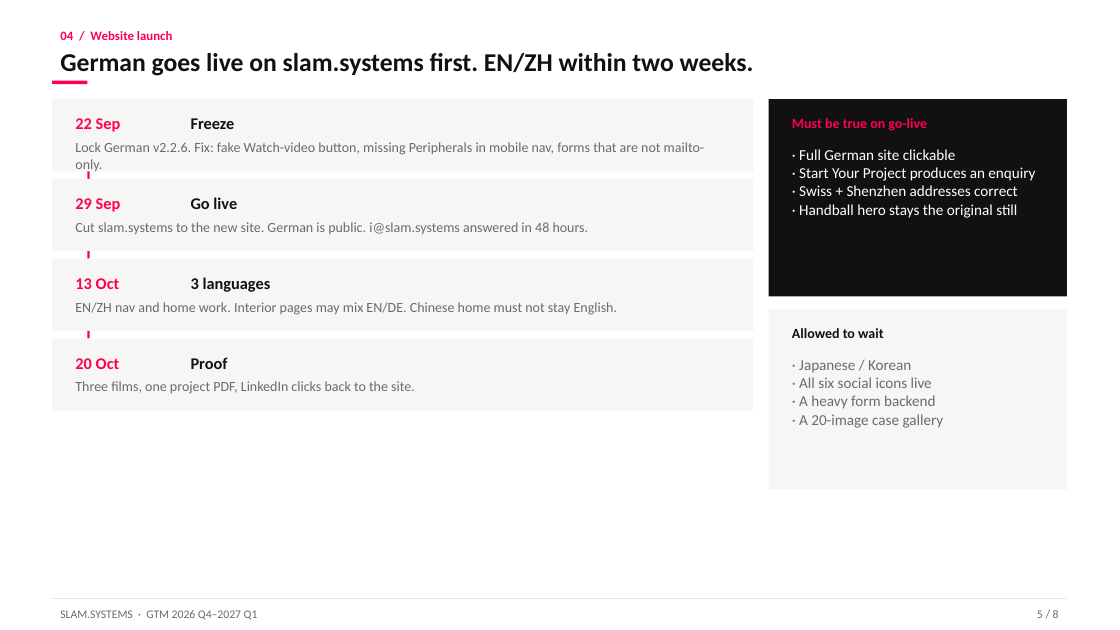
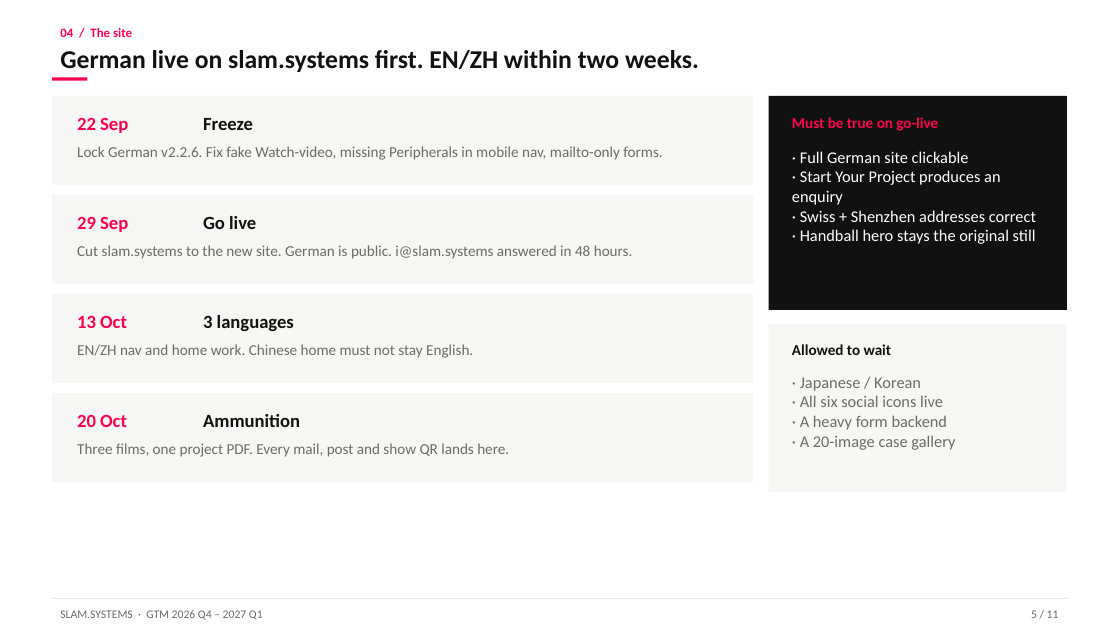
Before and after one commit to zhangcheng0688/AI_Find_Customer, a slide deck: slide 5 of gtm/SLAM.SYSTEMS_GTM_Plan_EN.pptx. Drawn at 1120x630 pixels with LibreOffice and Linux fonts; fonts in the diff are those of the drawing. Boxes give left, top, right and bottom in pixels: in the first picture for what was removed or moved away, otherwise in the second. Text is boxed around its words. In the diff, an @@ line names an element or a change of style, - is before the commit and + after.

```diff
--- a/gtm/SLAM.SYSTEMS_GTM_Plan_EN.pptx
+++ b/gtm/SLAM.SYSTEMS_GTM_Plan_EN.pptx
@@ text at <box>60,28,132,37</box>: text changed @@
-04 / Website launch
+04 / The site
@@ text at <box>60,50,699,72</box>: text changed @@
-German goes live on slam.systems first. EN/ZH within two weeks.
+German live on slam.systems first. EN/ZH within two weeks.
@@ rectangle: place and size @@
-rectangle at <box>52,81,87,84</box>
+rectangle at <box>52,77,87,81</box>
@@ rectangle: place and size @@
-rectangle at <box>52,99,754,171</box>
+rectangle at <box>52,96,754,185</box>
@@ text "Freeze": place and size @@
-text "Freeze" at <box>191,118,235,129</box>
+text "Freeze" at <box>203,118,253,130</box>
@@ rectangle: place and size @@
-rectangle at <box>769,99,1067,297</box>
+rectangle at <box>769,96,1067,310</box>
@@ text at <box>77,146,662,160</box>: text changed; size 12 to 13 pt @@
-Lock German v2.2.6. Fix: fake Watch-video button, missing Peripherals in mobile nav, forms that are not mailto-only.
+Lock German v2.2.6. Fix fake Watch-video, missing Peripherals in mobile nav, mailto-only forms.
@@ text "· Full German site clickable" at <box>792,151,1036,244</box>: size 13 to 14 pt @@
@@ rectangle removed at <box>87,171,90,179</box> @@
@@ rectangle: place and size @@
-rectangle at <box>52,179,754,251</box>
+rectangle at <box>52,195,754,284</box>
@@ text "29 Sep": place and size @@
-text "29 Sep" at <box>75,198,121,212</box>
+text "29 Sep" at <box>77,216,128,232</box>
@@ text "Go live": place and size @@
-text "Go live" at <box>191,197,237,209</box>
+text "Go live" at <box>203,216,256,229</box>
@@ size 12 to 13 pt in 3 elements at <box>792,117,938,131</box>, <box>792,344,892,355</box>, <box>77,245,633,259</box> @@
@@ text "Cut slam.systems to the new ...": place and size @@
-text "Cut slam.systems to the new ..." at <box>75,222,589,234</box>
+text "Cut slam.systems to the new ..." at <box>77,245,633,259</box>
@@ rectangle removed at <box>87,251,90,259</box> @@
@@ rectangle: place and size @@
-rectangle at <box>52,339,754,411</box>
+rectangle at <box>52,294,754,383</box>
@@ text "13 Oct": place and size @@
-text "13 Oct" at <box>75,278,120,289</box>
+text "13 Oct" at <box>77,315,127,328</box>
@@ text "3 languages": place and size @@
-text "3 languages" at <box>191,277,271,292</box>
+text "3 languages" at <box>203,315,294,331</box>
@@ rectangle: place and size @@
-rectangle at <box>769,309,1067,490</box>
+rectangle at <box>769,324,1067,492</box>
@@ text at <box>77,344,473,358</box>: text changed; size 12 to 13 pt @@
-EN/ZH nav and home work. Interior pages may mix EN/DE. Chinese home must not stay English.
+EN/ZH nav and home work. Chinese home must not stay English.
@@ rectangle removed at <box>87,331,90,339</box> @@
@@ text removed at <box>191,357,228,369</box> @@
-Proof
@@ text "Allowed to wait": place and size @@
-text "Allowed to wait" at <box>792,328,883,338</box>
+text "Allowed to wait" at <box>792,344,892,355</box>
@@ text "· Japanese / Korean" at <box>800,377,955,450</box>: size 13 to 14 pt @@
@@ text "· Japanese / Korean": place and size @@
-text "· Japanese / Korean" at <box>799,360,944,428</box>
+text "· Japanese / Korean" at <box>800,377,955,450</box>
@@ rectangle: place and size @@
-rectangle at <box>52,259,754,331</box>
+rectangle at <box>52,393,754,482</box>
@@ size 14 to 16 pt in 7 elements at <box>77,117,128,133</box>, <box>203,118,253,130</box>, <box>77,216,128,232</box>, <box>203,216,256,229</box>, <box>77,315,127,328</box>, <box>203,315,294,331</box>, <box>77,414,127,427</box> @@
@@ text "20 Oct": place and size @@
-text "20 Oct" at <box>75,358,120,369</box>
+text "20 Oct" at <box>77,414,127,427</box>
@@ text added at <box>203,414,300,427</box>, 16 pt, text #111111, bold @@
+Ammunition
@@ text at <box>77,443,509,457</box>: text changed; size 12 to 13 pt @@
-Three films, one project PDF, LinkedIn clicks back to the site.
+Three films, one project PDF. Every mail, post and show QR lands here.
@@ text at <box>60,610,263,620</box>: spaces changed @@
-SLAM.SYSTEMS · GTM 2026 Q4–2027 Q1
+SLAM.SYSTEMS · GTM 2026 Q4 – 2027 Q1
@@ text at <box>1031,610,1059,618</box>: text changed @@
-5 / 8
+5 / 11
```
Also in this commit, not shown: 2 other slides changed, 8 slides added, 5 slides removed, 3 other files.
